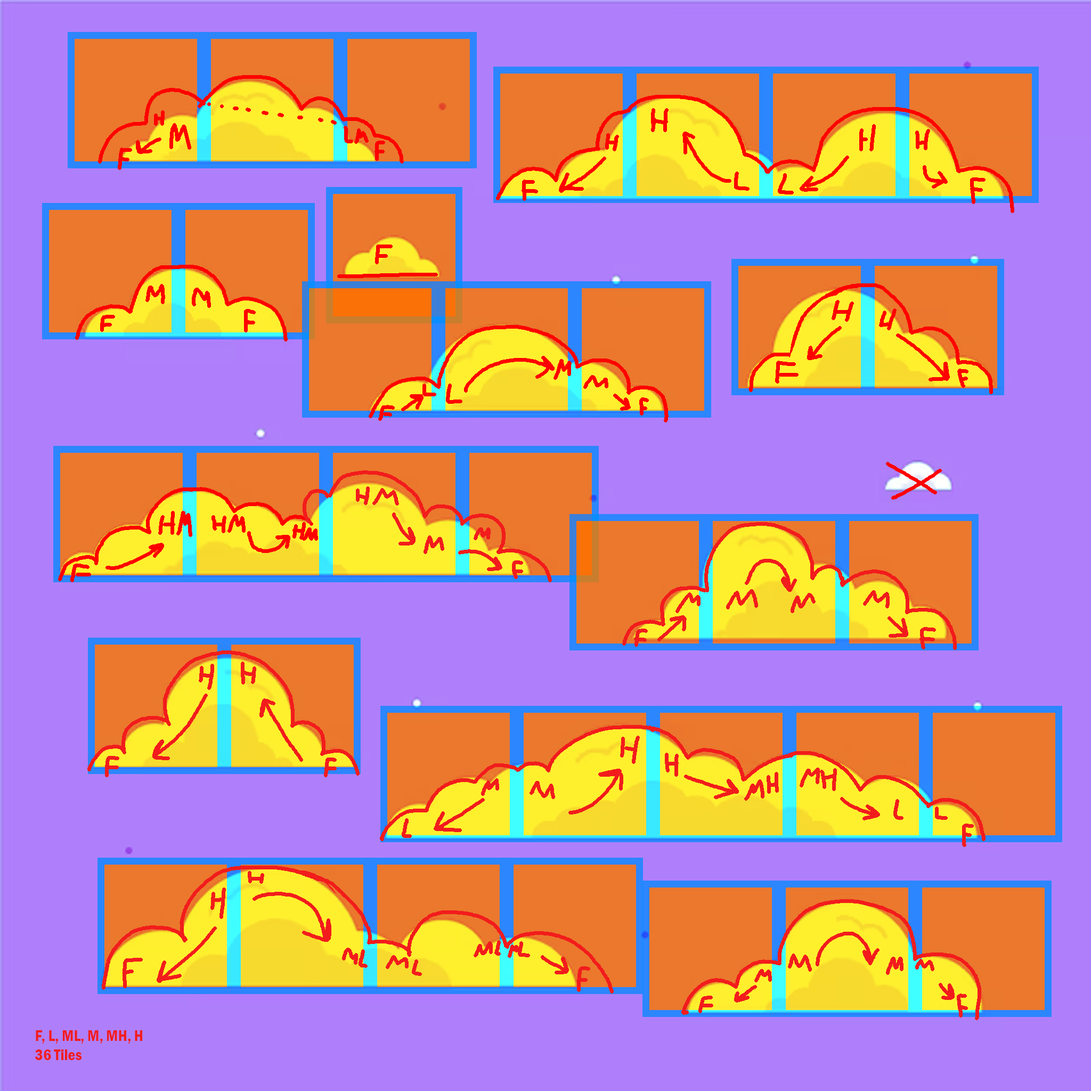
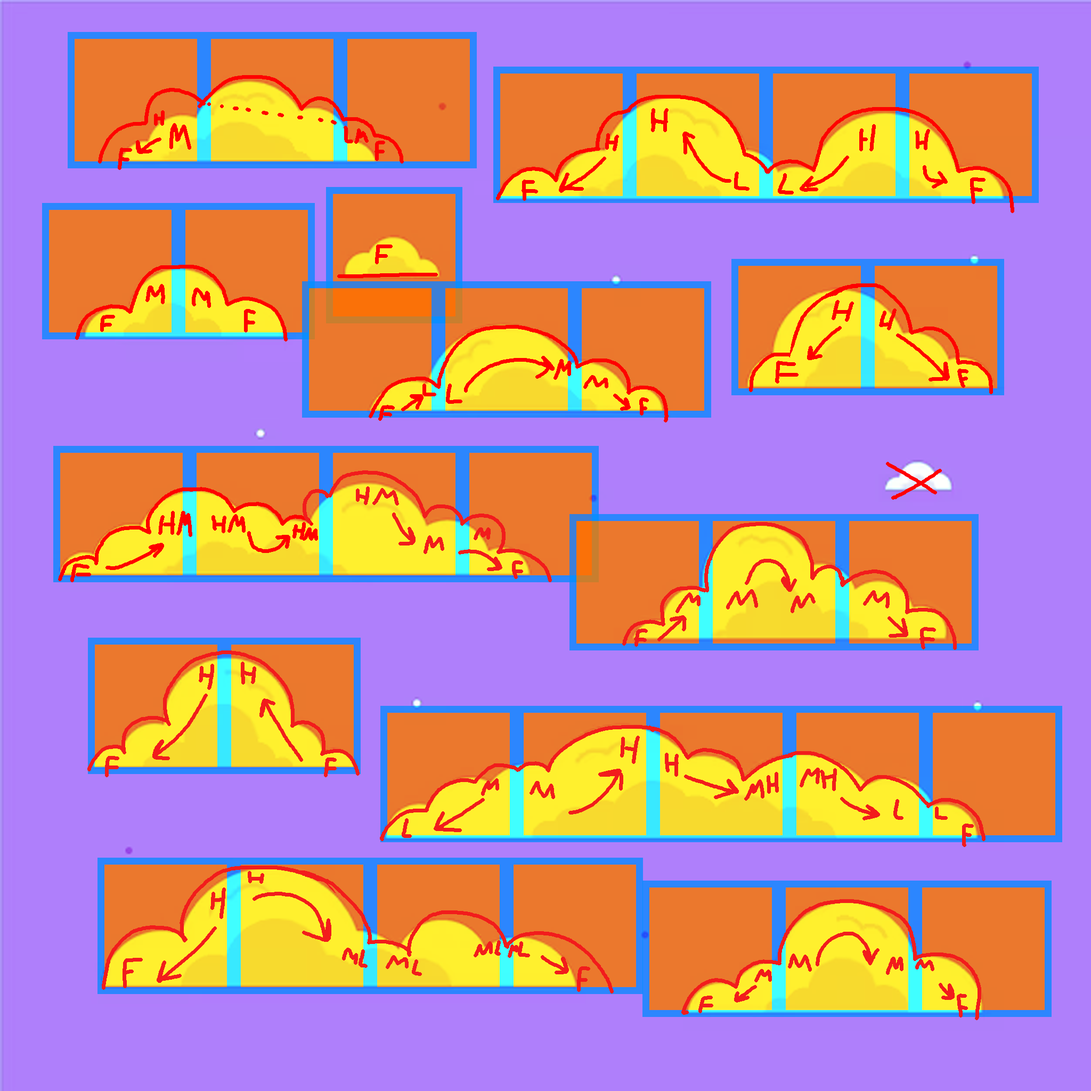
Layer changes from the first 1091px x 1091px image to the second:
hid "F, L, ML, M, MH, H 36 Tiles" over [35, 1030, 143, 1061]
